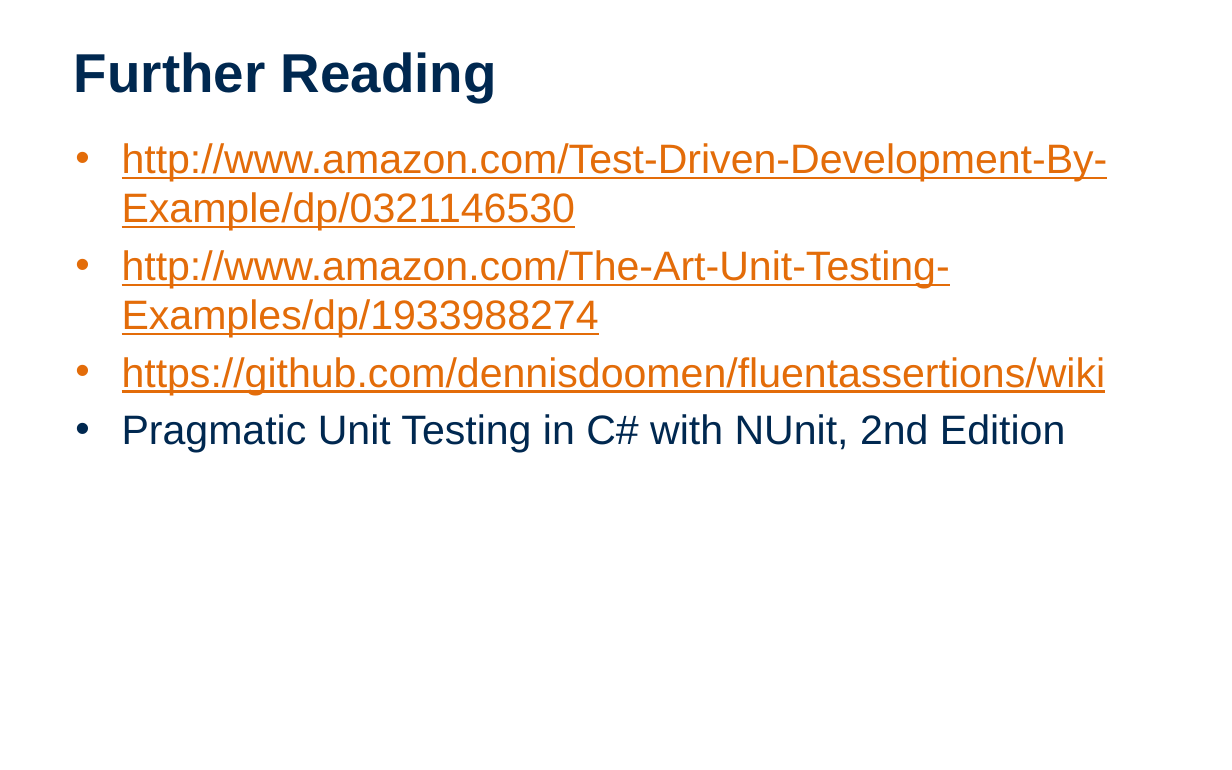
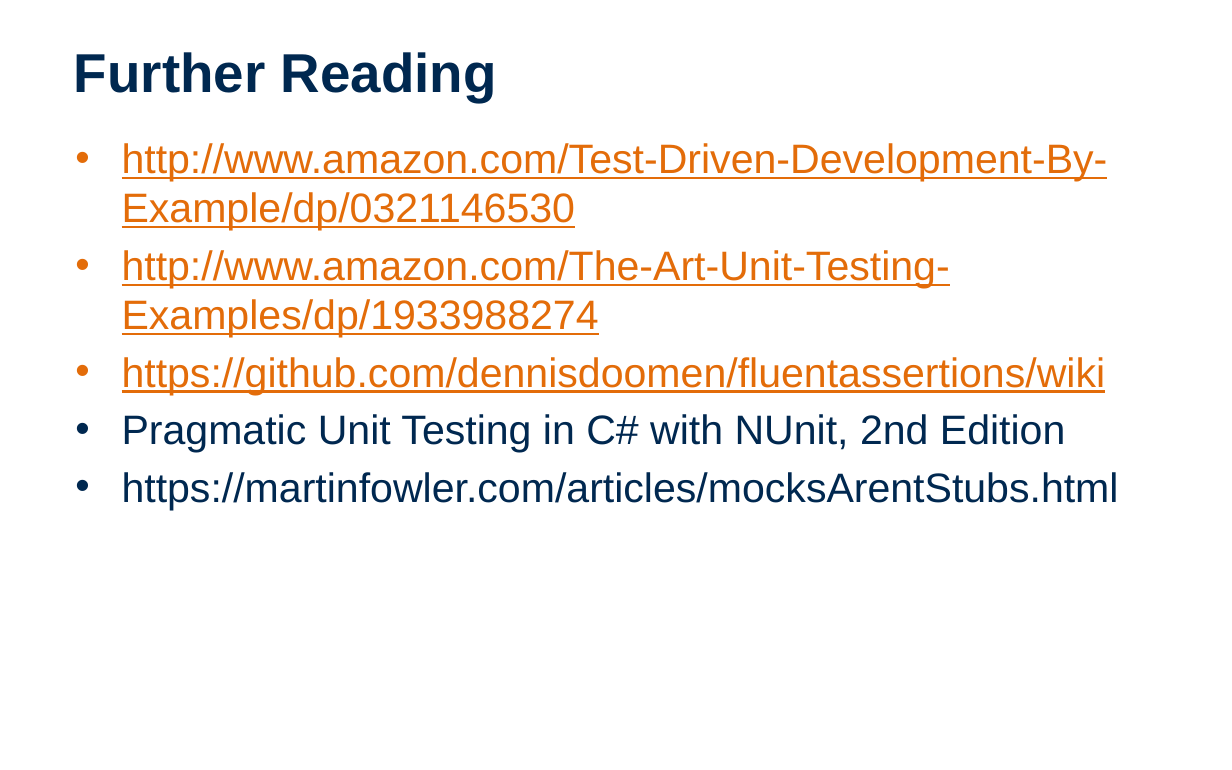
Before and after one commit to EntelectCodeDojo/Testing, a slide deck: slide 19 of CodeDojo-UnitTesting.pptx (slide 18 before the commit). Drawn at 1232x770 pixels with LibreOffice and Linux fonts; fonts in the diff are those of the drawing; background and template pictures are left out. Boxes give left, top, right and bottom in pixels: in the first picture for what was removed or moved away, otherwise in the second. Text is boxed around its words. In the diff, an @@ line names an element or a change of style, - is before the commit and + after.

Commit message:
Updating slides

```diff
--- a/CodeDojo-UnitTesting.pptx
+++ b/CodeDojo-UnitTesting.pptx
@@ text at bbox=[122, 472, 1119, 510]: paragraph added @@
+• https://martinfowler.com/articles/mocksArentStubs.html
```
Also in this commit, not shown: 1 other slide changed, 1 slide added.
